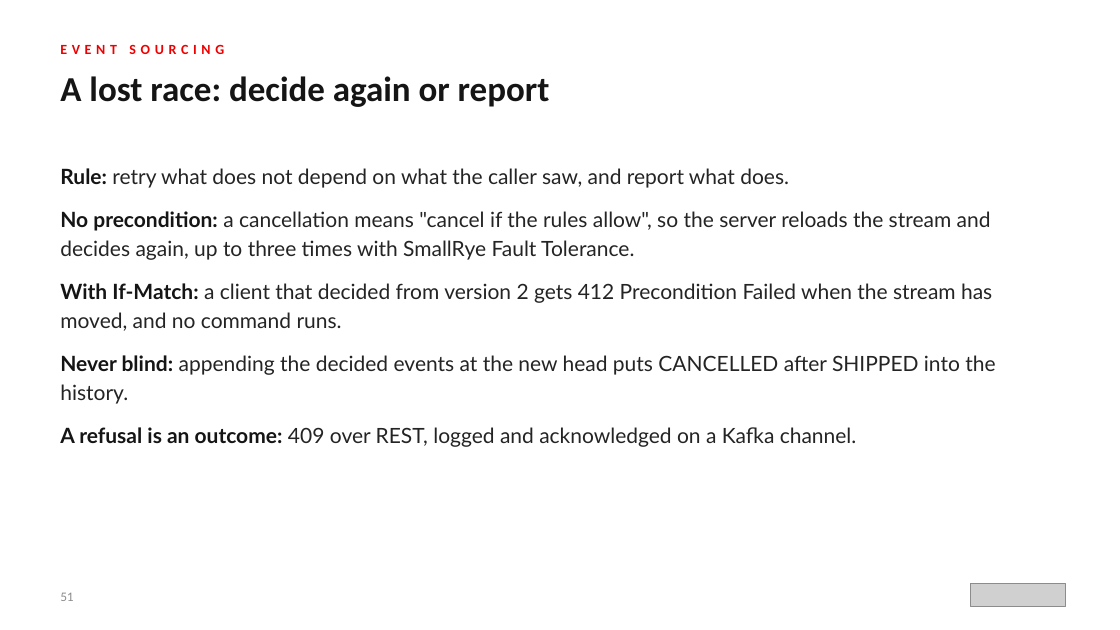
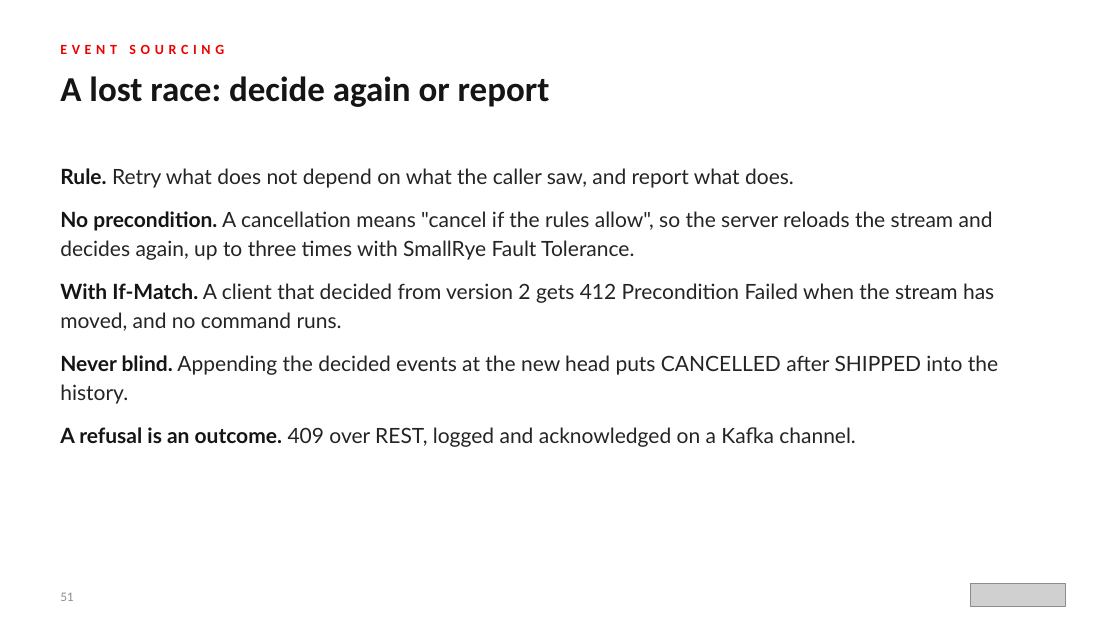
Before and after one commit to patterncatalyst/event-driven-patterns-with-quarkus-and-camel, a slide deck: slide 51 of lgtm-presentation/Event-Driven-Patterns-with-Quarkus-and-Camel.pptx. Drawn at 1120x630 pixels with LibreOffice and Linux fonts; fonts in the diff are those of the drawing; grey boxes stand for pictures. Boxes give left, top, right and bottom in pixels: in the first picture for what was removed or moved away, otherwise in the second. Text is boxed around its words. In the diff, an @@ line names an element or a change of style, - is before the commit and + after.

```diff
--- a/lgtm-presentation/Event-Driven-Patterns-with-Quarkus-and-Camel.pptx
+++ b/lgtm-presentation/Event-Driven-Patterns-with-Quarkus-and-Camel.pptx
@@ text at box(60, 168, 998, 447): text changed @@
-● Rule: retry what does not depend on what the caller saw, and report what does.
-● No precondition: a cancellation means "cancel if the rules allow", so the server reloads the stream and decides again, up to three times with SmallRye Fault Tolerance.
-● With If-Match: a client that decided from version 2 gets 412 Precondition Failed when the stream has moved, and no command runs.
-● Never blind: appending the decided events at the new head puts CANCELLED after SHIPPED into the history.
-● A refusal is an outcome: 409 over REST, logged and acknowledged on a Kafka channel.
+● Rule. Retry what does not depend on what the caller saw, and report what does.
+● No precondition. A cancellation means "cancel if the rules allow", so the server reloads the stream and decides again, up to three times with SmallRye Fault Tolerance.
+● With If-Match. A client that decided from version 2 gets 412 Precondition Failed when the stream has moved, and no command runs.
+● Never blind. Appending the decided events at the new head puts CANCELLED after SHIPPED into the history.
+● A refusal is an outcome. 409 over REST, logged and acknowledged on a Kafka channel.
```
Also in this commit, not shown: 27 other slides changed, 22 other files.
